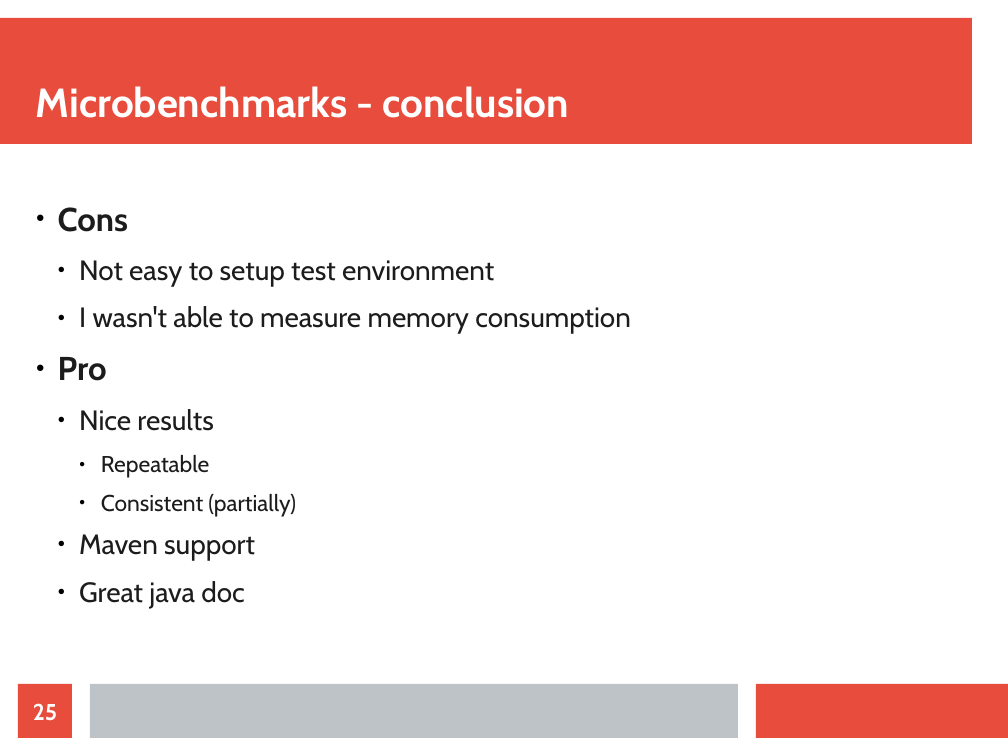
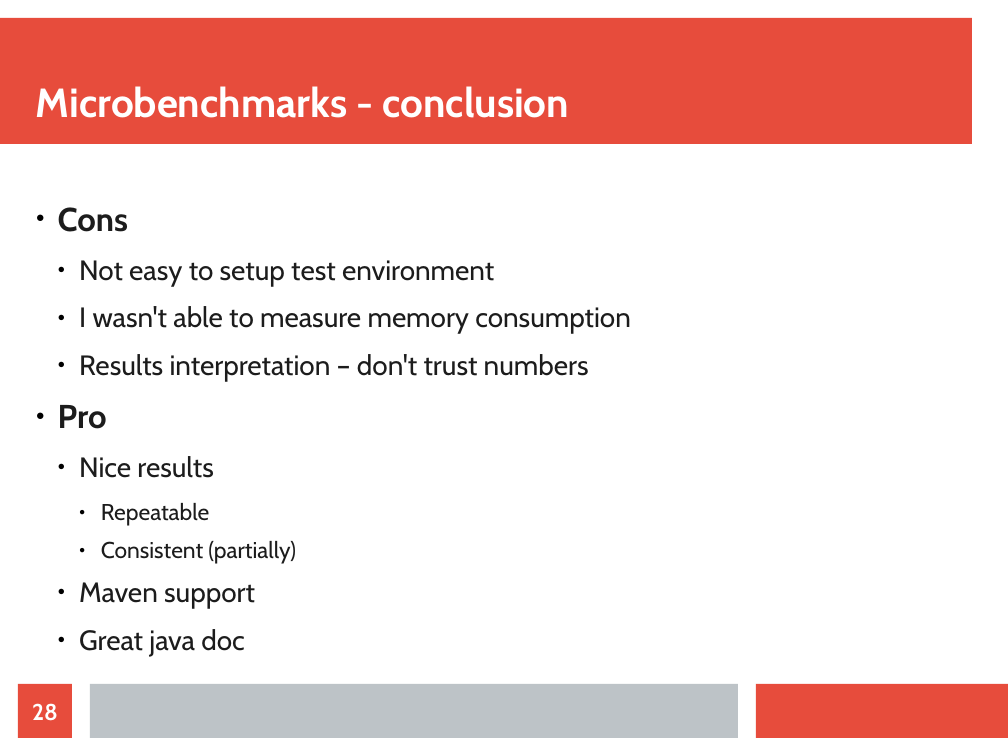
Before and after one commit to jajir/jbtree, a slide deck: slide 28 of jbtree/src/presentation/jbtree-0.1.odp (slide 25 before the commit). Drawn at 1008x756 pixels with LibreOffice and Linux fonts; fonts in the diff are those of the drawing. Boxes give left, top, right and bottom in pixels: in the first picture for what was removed or moved away, otherwise in the second. Text is boxed around its words. In the diff, an @@ line names an element or a change of style, - is before the commit and + after.

```diff
--- a/jbtree/src/presentation/jbtree-0.1.odp
+++ b/jbtree/src/presentation/jbtree-0.1.odp
@@ text at (79, 354, 589, 382): paragraph added @@
+  ● Results interpretation – don't trust numbers
@@ page number at (32, 703, 58, 721): text changed @@
-25
+28
```
Also in this commit, not shown: 4 other slides changed, 5 slides added, 10 other files.
